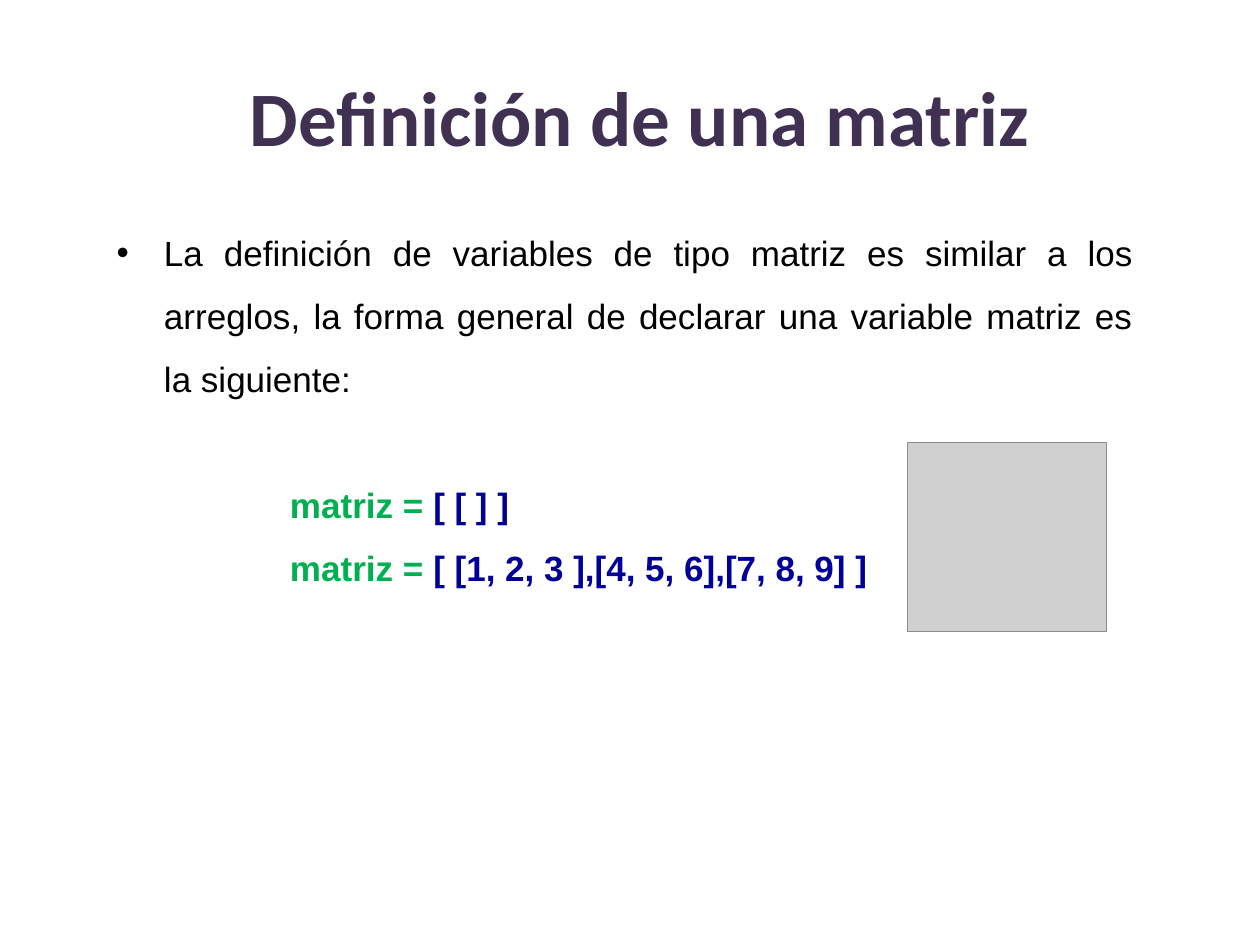
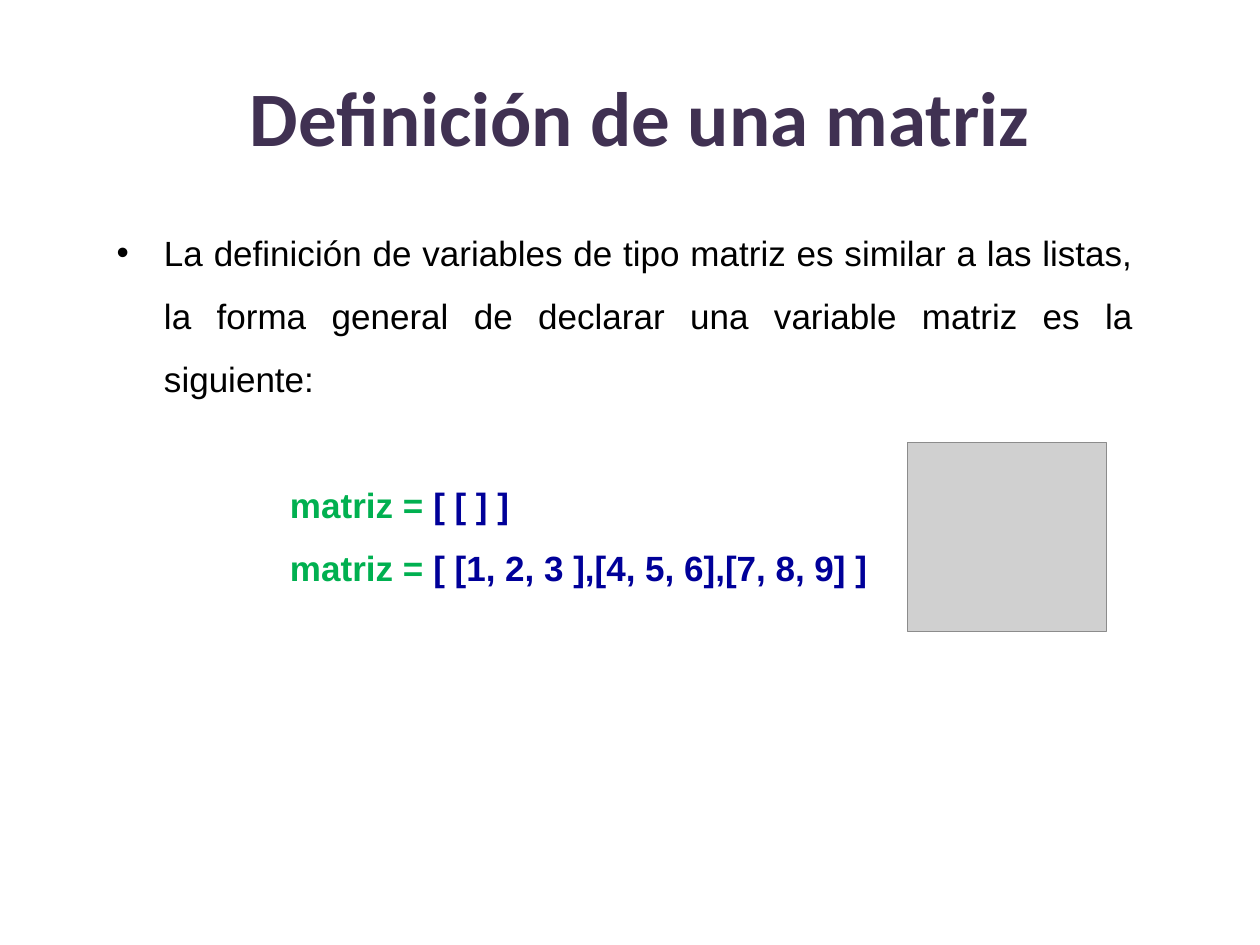
Before and after one commit to lizetheP/PensamientoC, a slide deck: slide 5 of CalendarioAgo2023/presentaciones/10_Matrices.pptx. Drawn at 1260x945 pixels with LibreOffice and Linux fonts; fonts in the diff are those of the drawing; grey boxes stand for pictures. Boxes give left, top, right and bottom in pixels: in the first picture for what was removed or moved away, otherwise in the second. Text is boxed around its words. In the diff, an @@ line names an element or a change of style, - is before the commit and + after.

```diff
--- a/CalendarioAgo2023/presentaciones/10_Matrices.pptx
+++ b/CalendarioAgo2023/presentaciones/10_Matrices.pptx
@@ text at (164,240,1132,399): text changed @@
-• La definición de variables de tipo matriz es similar a los arreglos, la forma general de declarar una variable matriz es la siguiente:
+• La definición de variables de tipo matriz es similar a las listas, la forma general de declarar una variable matriz es la siguiente:
```
Also in this commit, not shown: 6 other slides changed.
